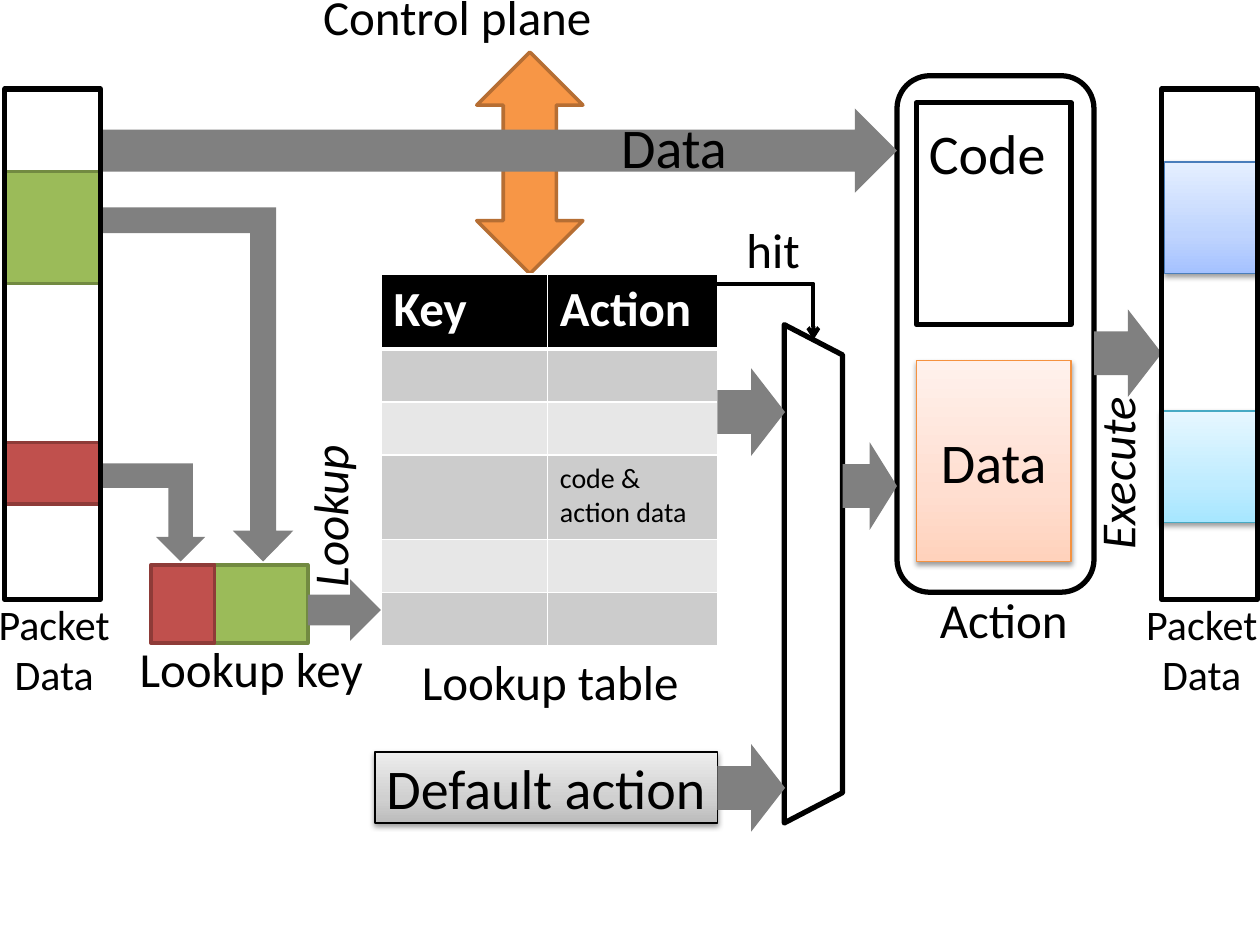
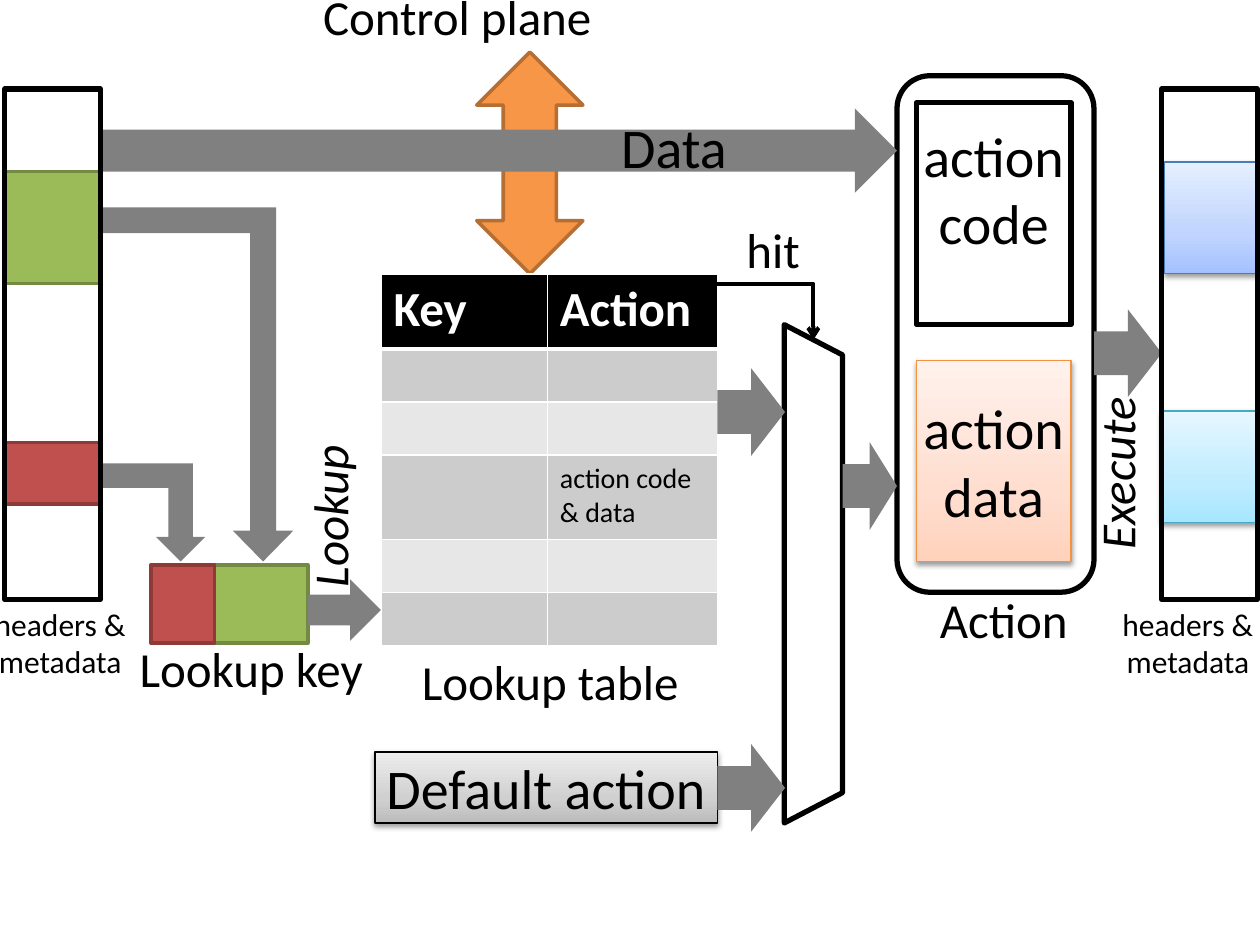
Before and after one commit to p4lang/p4-spec, a slide deck: slide 14 of v1.2/spec/P4v1.2-spec.pptx. Drawn at 1260x945 pixels with LibreOffice and Linux fonts; fonts in the diff are those of the drawing. Boxes give left, top, right and bottom in pixels: in the first picture for what was removed or moved away, otherwise in the second. Text is boxed around its words. In the diff, an @@ line names an element or a change of style, - is before the commit and + after.

```diff
--- a/v1.2/spec/P4v1.2-spec.pptx
+++ b/v1.2/spec/P4v1.2-spec.pptx
@@ text at bbox=[923, 138, 1064, 245]: text changed @@
-Code
+action
+code
@@ table at bbox=[381, 273, 717, 645] @@
-row 4, column 2: code & action data
+row 4, column 2: action code & data
@@ text in rectangle at bbox=[923, 410, 1064, 518]: text changed @@
-Data
+action
+data
@@ text at bbox=[0, 614, 121, 674]: text changed; size 24 to 18 pt @@
-Packet
-Data
+headers &
+metadata
@@ text added at bbox=[1122, 614, 1249, 674], 18 pt, text #000000 @@
+headers &
+metadata
@@ text removed at bbox=[1146, 610, 1257, 691] @@
-Packet
-Data
```
Also in this commit, not shown: 2 other slides changed, 2 other files.
